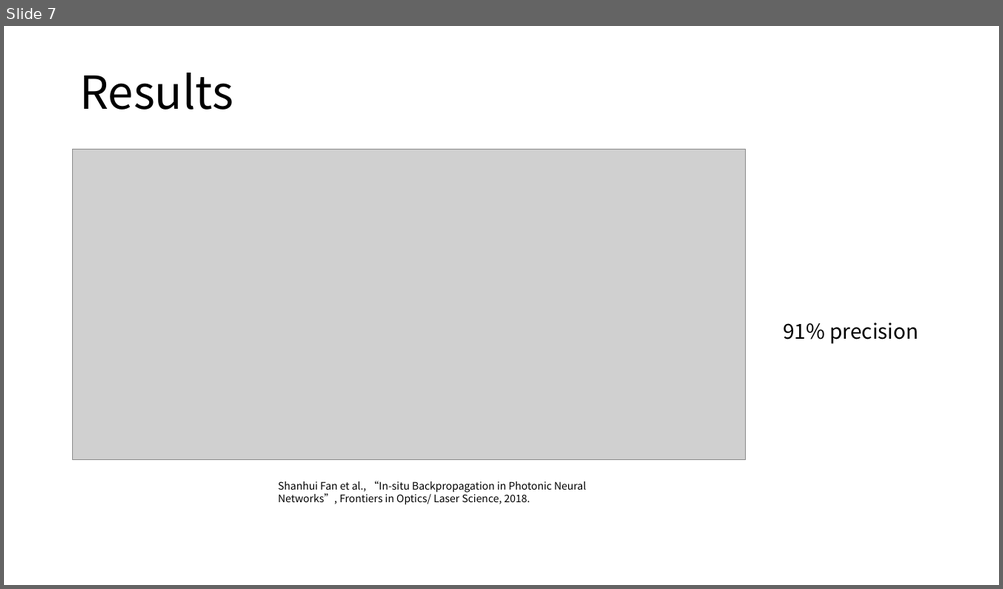
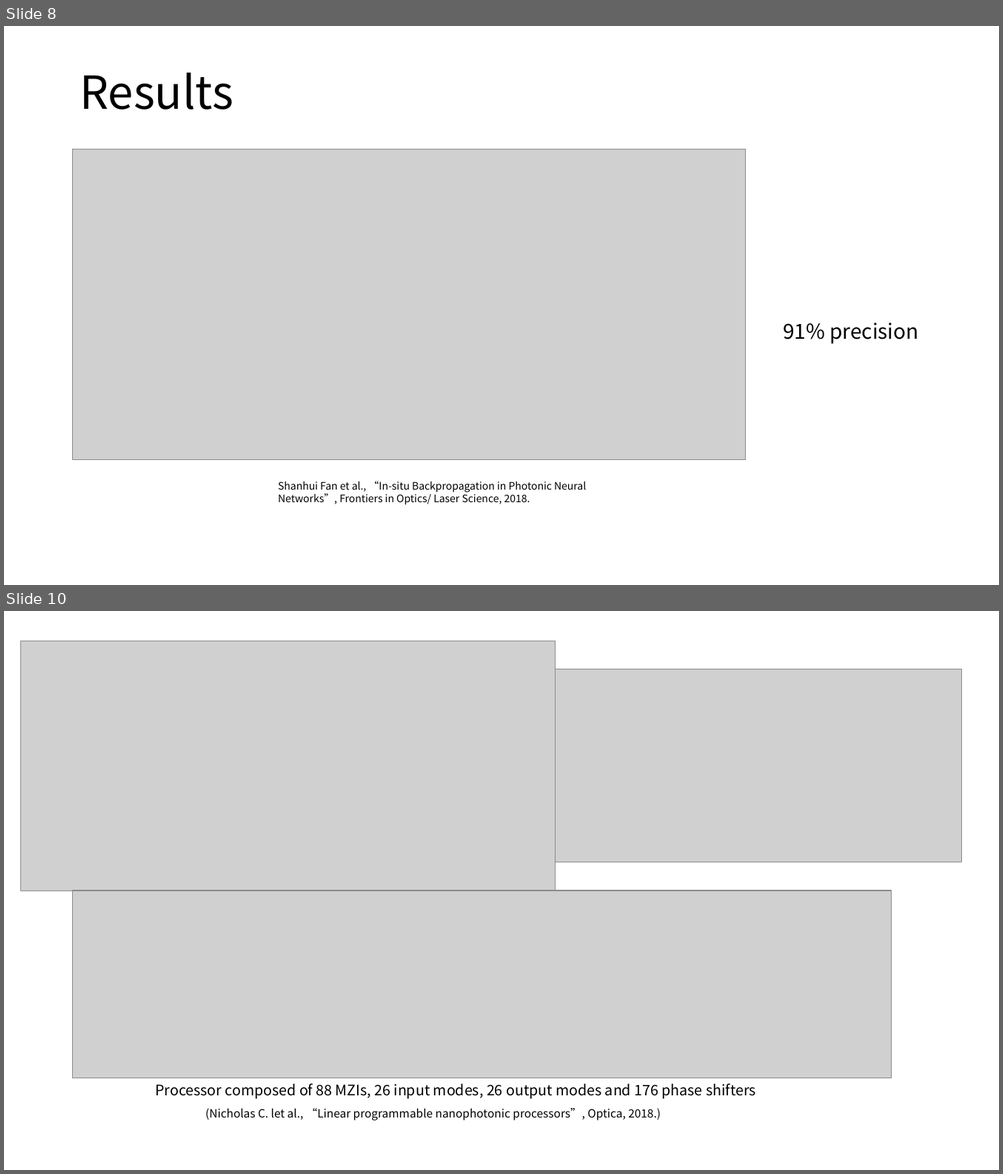
Before and after one commit to lucaschang95/DiscussionWithLin, a slide deck: 20190907 - Deep Learning 调研.pptx. Shown one above the other, each under a label of ours: slide 7 before the commit, slides 8 and 10 after it; the slides between them are not shown. The pictures are 1003x589 and 1003x1174 pixels, drawn with LibreOffice and Linux fonts; fonts in the diff are those of the drawing; grey boxes stand for pictures. Boxes give left, top, right and bottom in pixels: in the first picture for what was removed or moved away, otherwise in the second. Text is boxed around its words. In the diff, an @@ line names an element or a change of style, - is before the commit and + after.

```diff
--- a/20190907 - Deep Learning 调研.pptx
+++ b/20190907 - Deep Learning 调研.pptx
@@ slide 10 added at [4,611,999,1170], background #FFFFFF @@
@@ picture added at [20,641,555,891] @@
@@ picture added at [555,669,962,862] @@
@@ picture added at [73,891,892,1078] @@
@@ text added at [155,1084,756,1099], 14 pt, text #000000 @@
+Processor composed of 88 MZIs, 26 input modes, 26 output modes and 176 phase shifters
@@ text added at [205,1108,660,1121], 11 pt, text #000000 @@
+(Nicholas C. let al., “Linear programmable nanophotonic processors”, Optica, 2018.)
@@ what was slide 7 is now slide 8 @@
```
Also in this commit, not shown: 4 slides changed, 3 other slides added, 1 slide removed, 1 other file.
